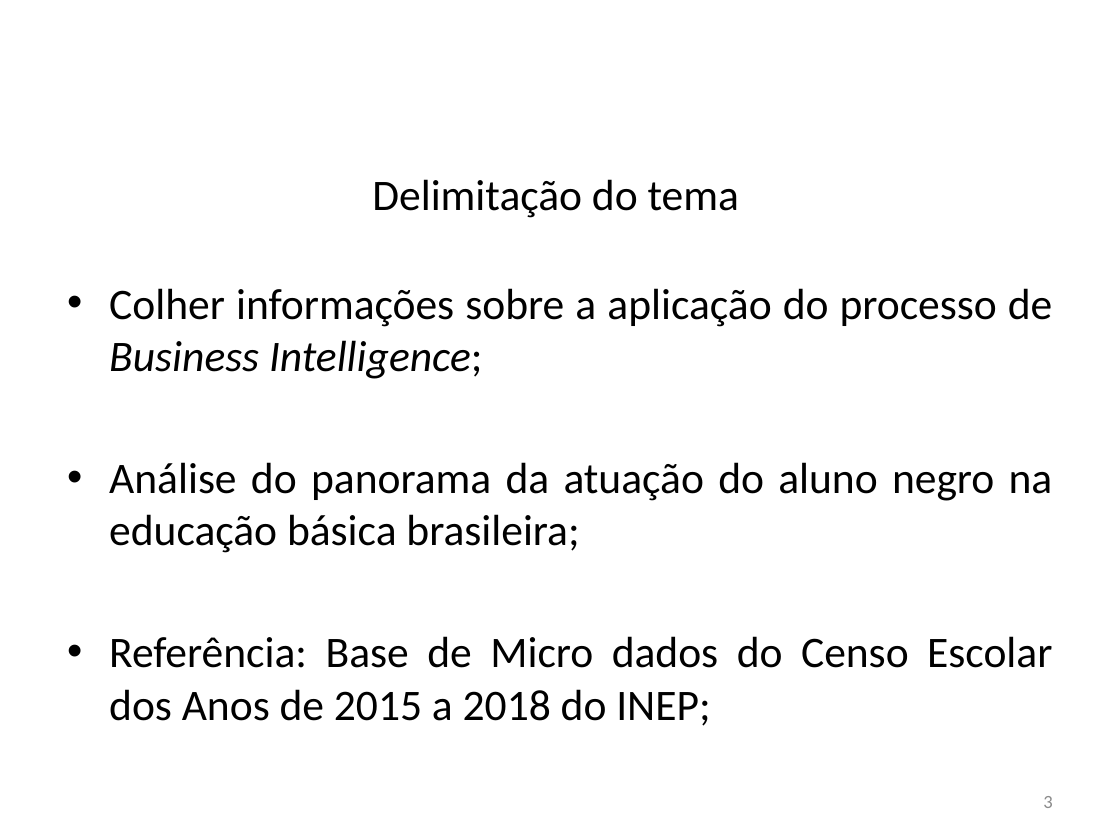
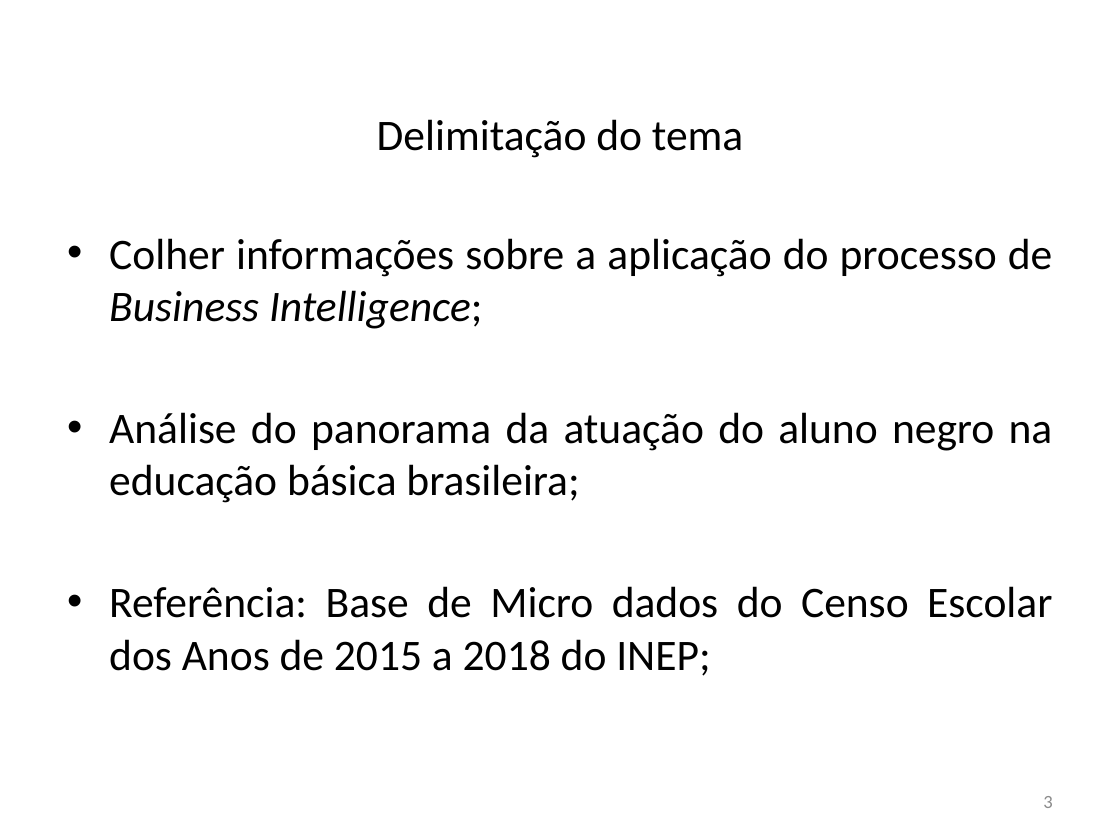
Before and after one commit to krieggerms/Analise-da-Insercao-do-Aluno-Negro-com-BI, a slide deck: slide 3 of APRESENTAÇÃO TCC.pptx. Drawn at 1120x840 pixels with LibreOffice and Linux fonts; fonts in the diff are those of the drawing; background and template pictures are left out. Boxes give left, top, right and bottom in pixels: in the first picture for what was removed or moved away, otherwise in the second. Text is boxed around its words. In the diff, an @@ line names an element or a change of style, - is before the commit and + after.

```diff
--- a/APRESENTAÇÃO TCC.pptx
+++ b/APRESENTAÇÃO TCC.pptx
@@ title "Delimitação do tema": place and size @@
-title "Delimitação do tema" at bbox=[372, 179, 739, 218]
+title "Delimitação do tema" at bbox=[377, 119, 743, 158]
@@ text "Colher informações sobre a aplicação ...": place and size @@
-text "Colher informações sobre a aplicação ..." at bbox=[109, 288, 1053, 726]
+text "Colher informações sobre a aplicação ..." at bbox=[109, 238, 1053, 676]
```
Also in this commit, not shown: 16 other slides changed, 1 other file.
